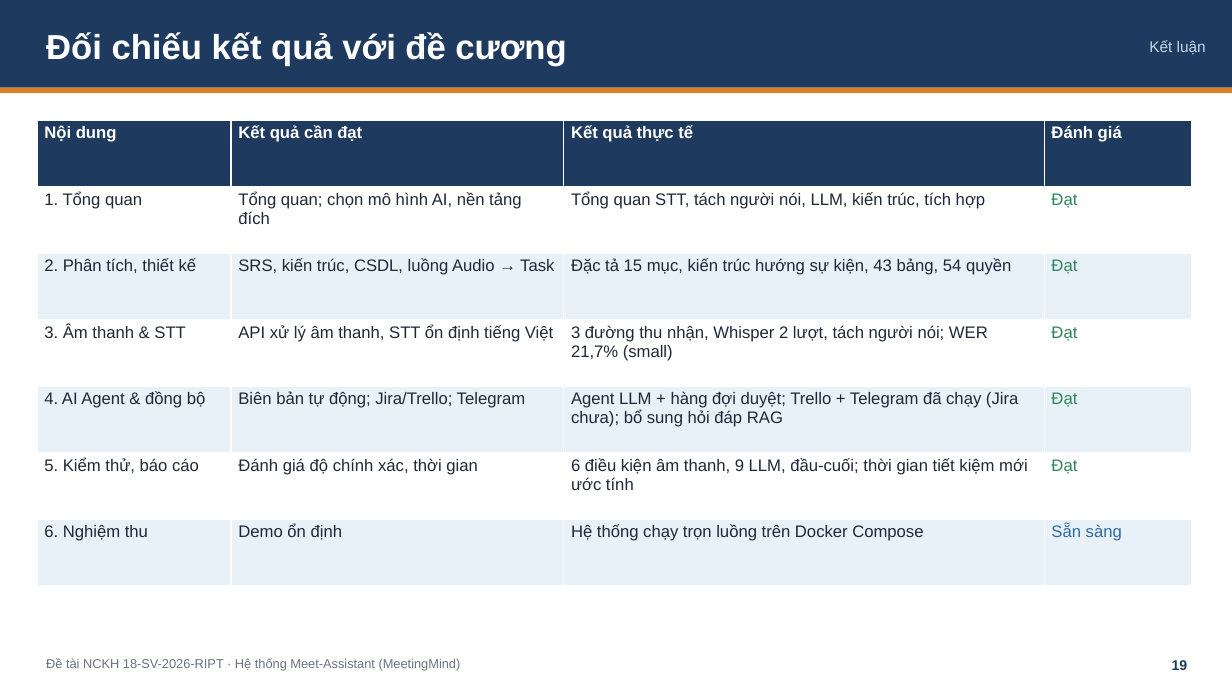
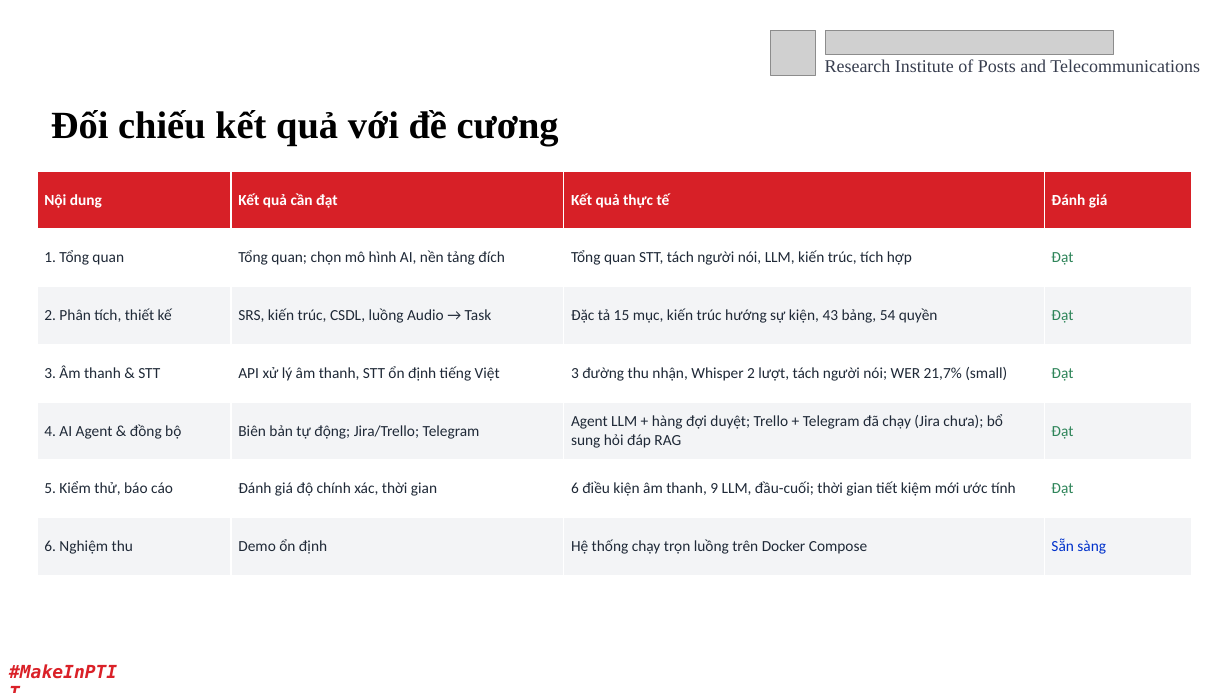
Before and after one commit to Dinhh-Chan/meetingmind, a slide deck: slide 19 of nghiem-thu/SlideNghiemThu_18-SV-2026-RIPT.pptx. Drawn at 1232x693 pixels with LibreOffice and Linux fonts; fonts in the diff are those of the drawing; grey boxes stand for pictures; background and template pictures are left out. Boxes give left, top, right and bottom in pixels: in the first picture for what was removed or moved away, otherwise in the second. Text is boxed around its words. In the diff, an @@ line names an element or a change of style, - is before the commit and + after.

```diff
--- a/nghiem-thu/SlideNghiemThu_18-SV-2026-RIPT.pptx
+++ b/nghiem-thu/SlideNghiemThu_18-SV-2026-RIPT.pptx
@@ rectangle removed at bbox=[0, 0, 1232, 88] @@
@@ picture added at bbox=[771, 30, 816, 75] @@
@@ picture added at bbox=[825, 30, 1114, 55] @@
@@ text added at bbox=[825, 59, 1200, 72], 14 pt, text #373D4E @@
+Research Institute of Posts and Telecommunications
@@ text removed at bbox=[1149, 40, 1206, 55] @@
-Kết luận
@@ rectangle removed at bbox=[0, 88, 1232, 93] @@
@@ text "Đối chiếu kết quả với ...": place and size @@
-text "Đối chiếu kết quả với ..." at bbox=[46, 32, 566, 66]
+text "Đối chiếu kết quả với ..." at bbox=[51, 110, 559, 146]
@@ text "Đối chiếu kết quả với ..." at bbox=[51, 110, 559, 146]: size 27 to 30 pt, font Arial to Times New Roman, text colour #FFFFFF to #000000 @@
@@ table at bbox=[37, 171, 1192, 576] @@
@@ fill #1F3A5F to #D72027 in row 1 @@
@@ fill #E8F0F8 to #F3F4F6 in 12 cells @@
@@ size 13 to 12 pt, font Arial to Calibri @@
@@ text colour #2E6DA4 to #0031CB in "Sẵn sàng" @@
@@ table: place and size @@
-table at bbox=[37, 120, 1192, 586]
+table at bbox=[37, 171, 1192, 576]
@@ text added at bbox=[0, 656, 129, 688], 14 pt, text #DA2128, bold, italic @@
+#MakeInPTIT
@@ text removed at bbox=[46, 658, 461, 671] @@
-Đề tài NCKH 18-SV-2026-RIPT · Hệ thống Meet-Assistant (MeetingMind)
@@ text "19": place and size @@
-text "19" at bbox=[1172, 660, 1188, 670]
+text "19" at bbox=[1104, 650, 1155, 683]
@@ text "19" at bbox=[1104, 650, 1155, 683]: size 11 to 12 pt, font Arial to Calibri, text colour #1F3A5F to #FFFFFF; alignment right to centre; vertical alignment top to middle @@
```
Also in this commit, not shown: 20 other slides changed, 1 slide added, 1 slide removed, 5 other files.
